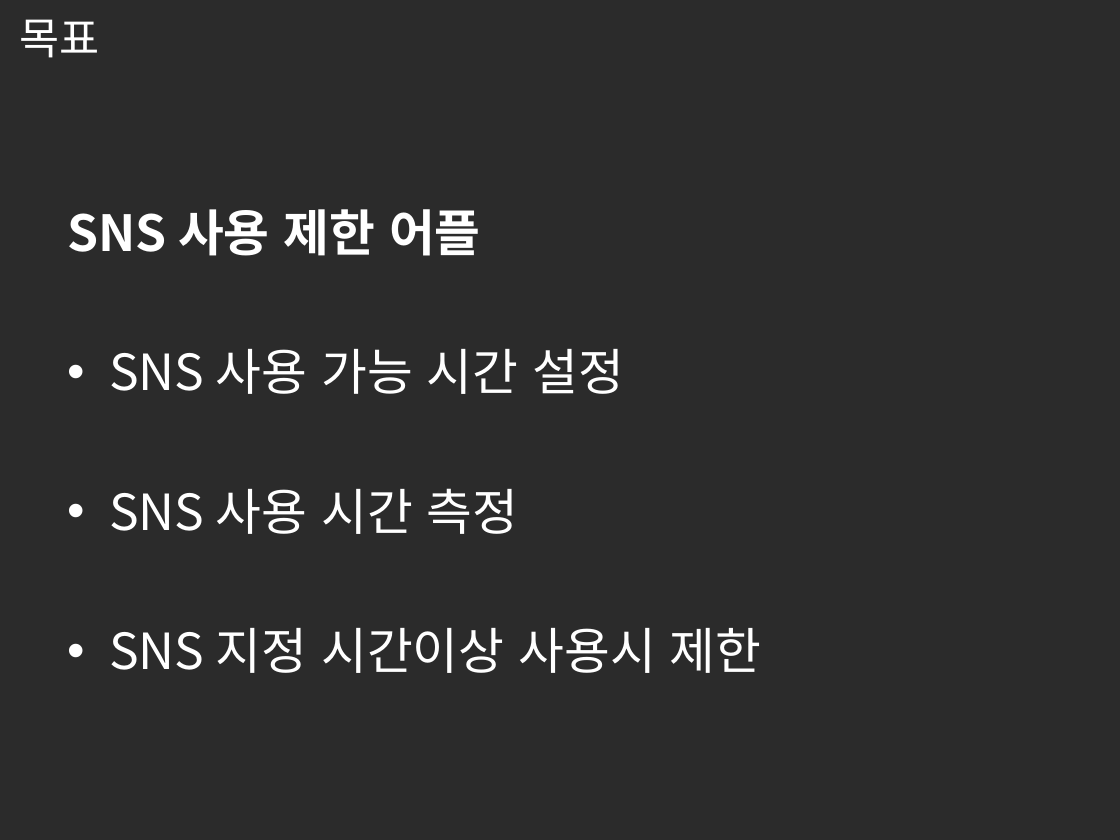
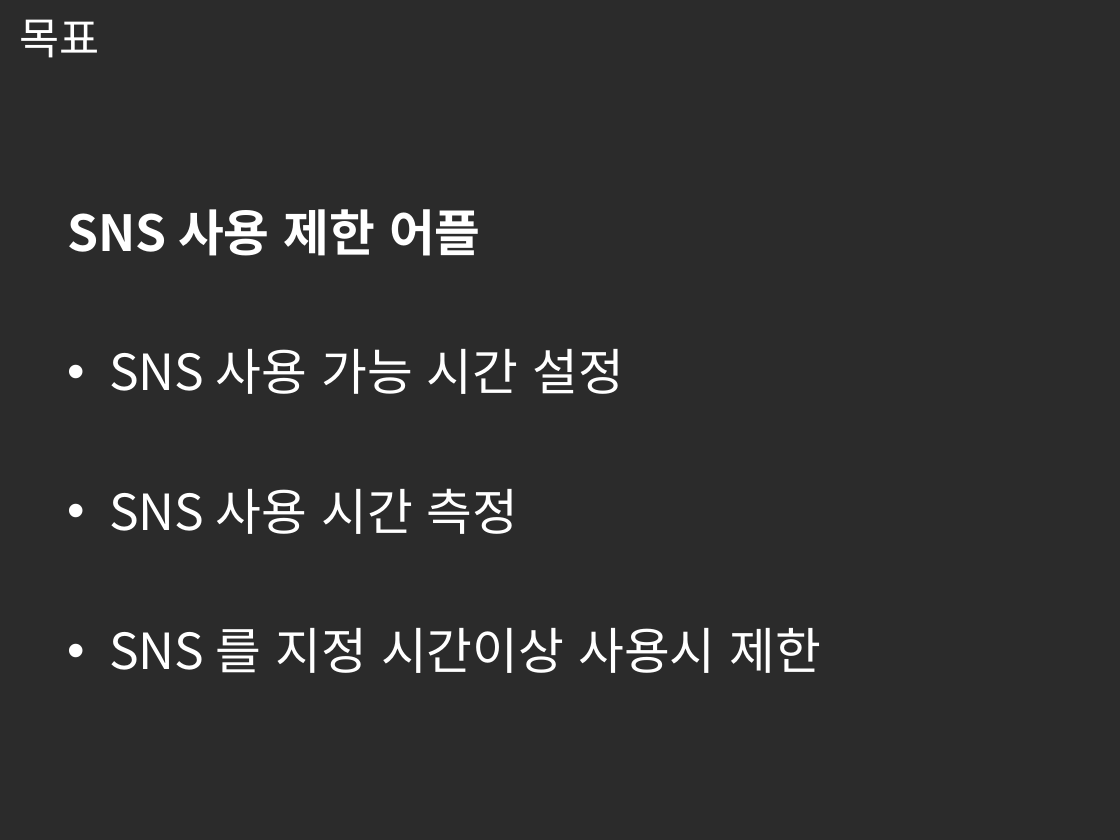
Before and after one commit to dlcksgy/PreventSNSAddiction, a slide deck: slide 3 of 모바일SW 중간발표.pptx. Drawn at 1120x840 pixels with LibreOffice and Linux fonts; fonts in the diff are those of the drawing; background and template pictures are left out; a plain dark background stands for a picture behind light text. Boxes give left, top, right and bottom in pixels: in the first picture for what was removed or moved away, otherwise in the second. Text is boxed around its words. In the diff, an @@ line names an element or a change of style, - is before the commit and + after.

```diff
--- a/모바일SW 중간발표.pptx
+++ b/모바일SW 중간발표.pptx
@@ text at box(109, 628, 822, 673): text changed @@
-• SNS 지정 시간이상 사용시 제한
+• SNS 를 지정 시간이상 사용시 제한
```
Also in this commit, not shown: 6 other slides changed.
